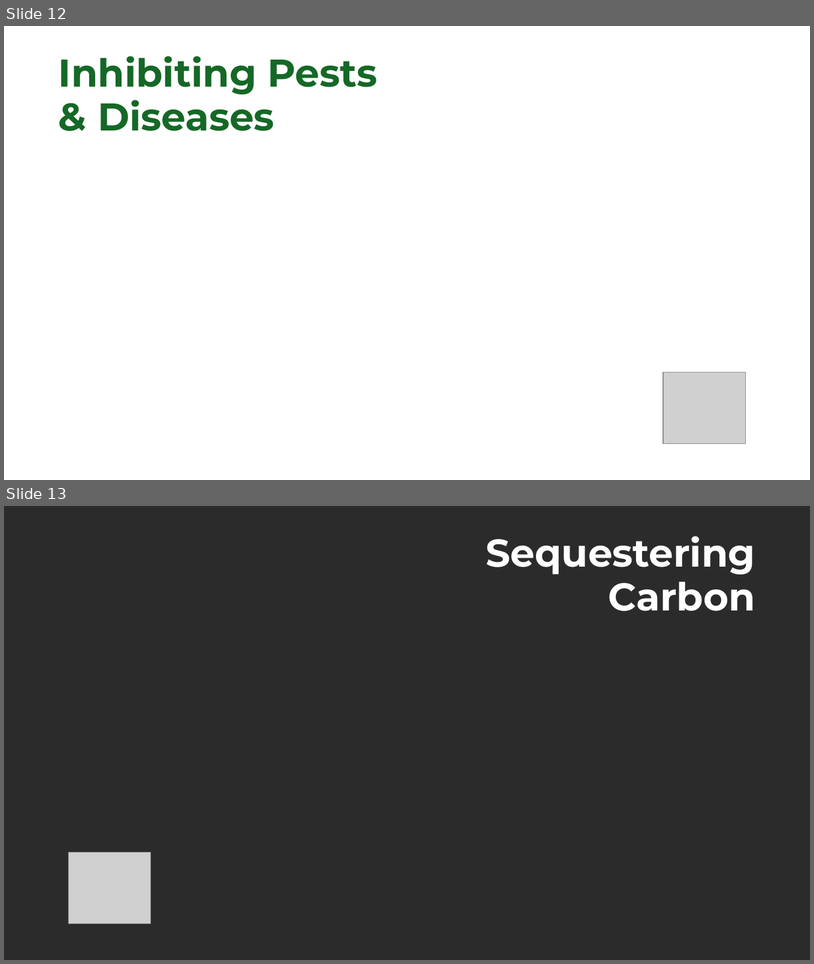
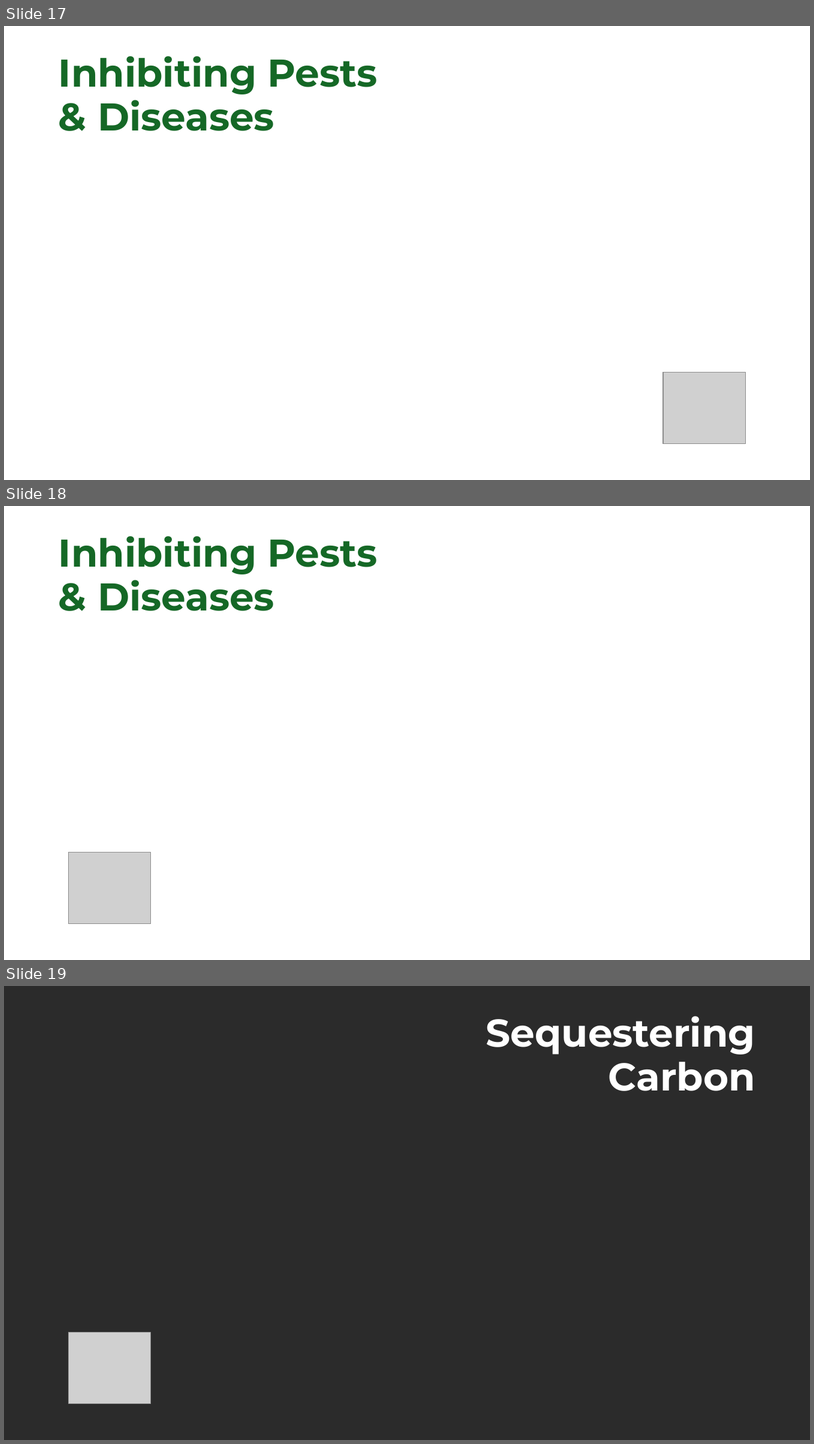
Before and after one commit to linneamoritznyc/final-SFWsite-Linnea, a slide deck: exports/stephanie/how-it-works/how-it-works-thumbnails-vector-options.pptx. Shown one above the other, each under a label of ours: slides 12 and 13 before the commit, slides 17, 18 and 19 after it. The pictures are 814x964 and 814x1444 pixels, drawn with LibreOffice and Linux fonts; fonts in the diff are those of the drawing; grey boxes stand for pictures; background and template pictures are left out; a plain dark background stands for a picture behind light text. Boxes give left, top, right and bottom in pixels: in the first picture for what was removed or moved away, otherwise in the second. Text is boxed around its words. In the diff, an @@ line names an element or a change of style, - is before the commit and + after.

```diff
--- a/exports/stephanie/how-it-works/how-it-works-thumbnails-vector-options.pptx
+++ b/exports/stephanie/how-it-works/how-it-works-thumbnails-vector-options.pptx
@@ slide 18 added at <box>4,506,810,960</box>, background picture (left out) @@
@@ text added at <box>59,536,377,611</box>, 46 pt, text #156826, bold @@
+Inhibiting Pests
+& Diseases
@@ picture added at <box>69,852,151,924</box> @@
@@ what was slide 12 is now slide 17 @@
@@ what was slide 13 is now slide 19 @@
```
Also in this commit, not shown: 6 other slides added, 40 other files.
